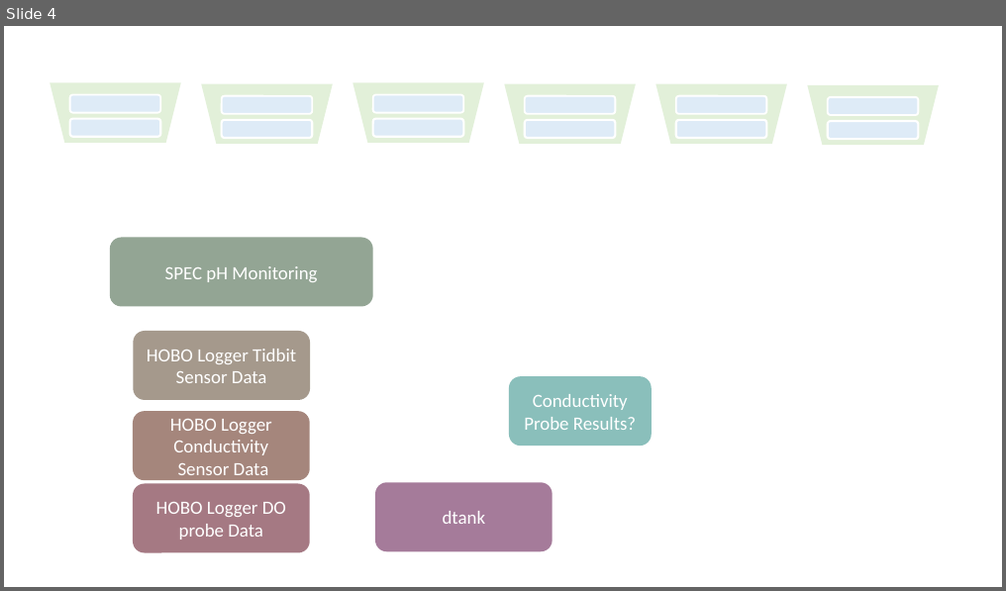
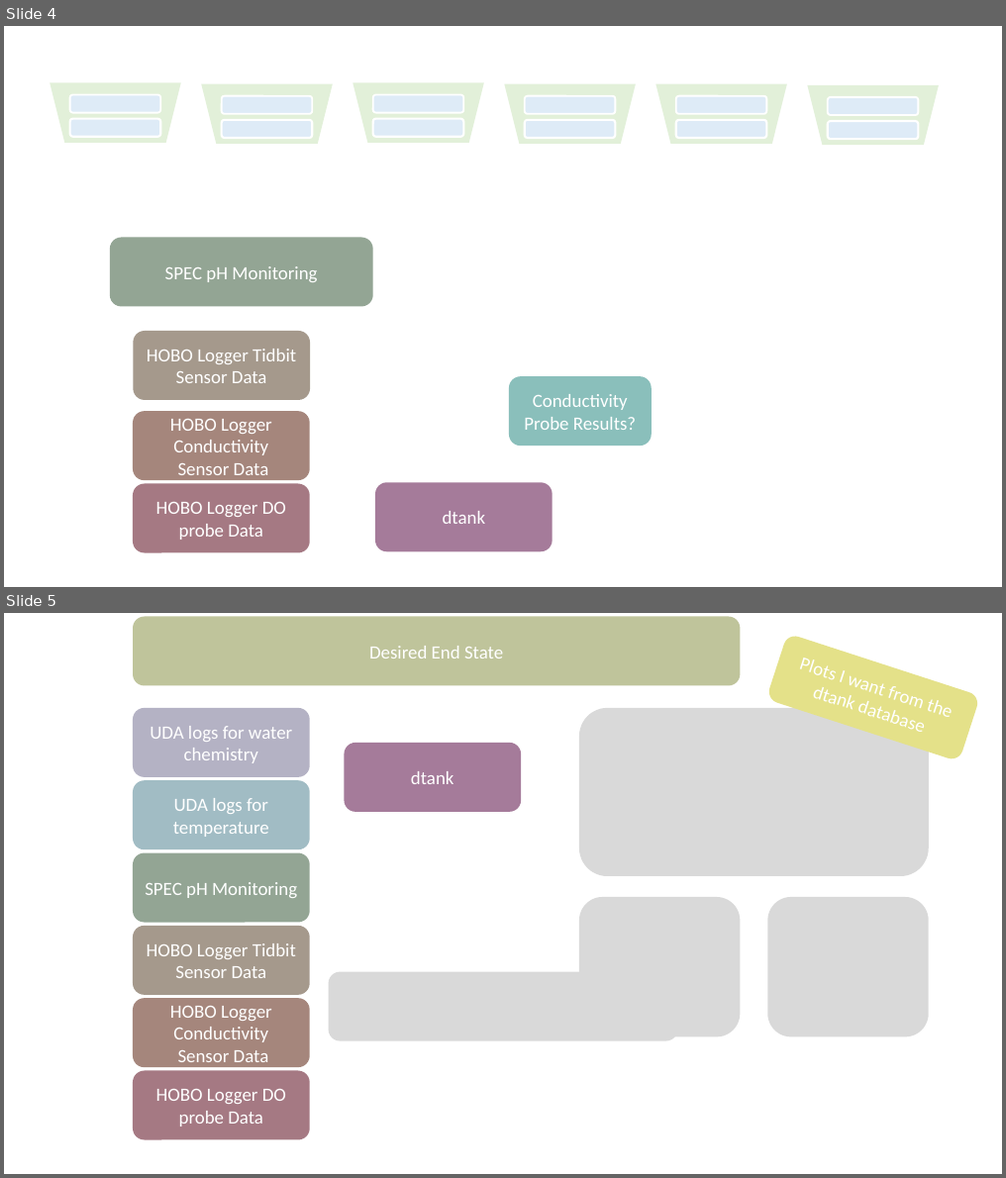
Before and after one commit to NWFSC-OA-lab/dgn_juv_chem_2018, a slide deck: conceptdiagramforTankData.pptx. Shown one above the other, each under a label of ours: slide 4 before the commit, slides 4 and 5 after it. The pictures are 1006x591 and 1006x1178 pixels, drawn with LibreOffice and Linux fonts; fonts in the diff are those of the drawing. Boxes give left, top, right and bottom in pixels: in the first picture for what was removed or moved away, otherwise in the second. Text is boxed around its words. In the diff, an @@ line names an element or a change of style, - is before the commit and + after.

```diff
--- a/conceptdiagramforTankData.pptx
+++ b/conceptdiagramforTankData.pptx
@@ slide 5 added at [4,613,1002,1174], background #FFFFFF @@
@@ rounded rectangle added at [133,617,740,686], fill #BFC49B, 18 pt, text #FFFFFF @@
+Desired End State
@@ rounded rectangle added at [766,634,981,762], fill #E4E189, 18 pt, text #FFFFFF @@
+Plots I want from the dtank database
@@ rounded rectangle added at [133,708,310,777], fill #B4B2C4, 18 pt, text #FFFFFF @@
+UDA logs for water chemistry
@@ rounded rectangle added at [580,708,930,876], fill #D9D9D9 @@
@@ rounded rectangle added at [344,743,521,812], fill #A57B9A, 18 pt, text #FFFFFF @@
+dtank
@@ rounded rectangle added at [133,780,310,851], fill #A1BCC4, 18 pt, text #FFFFFF @@
+UDA logs for temperature
@@ rounded rectangle added at [133,854,310,923], fill #93A594, 18 pt, text #FFFFFF @@
+SPEC pH Monitoring
@@ rounded rectangle added at [580,897,741,1038], fill #D9D9D9 @@
@@ rounded rectangle added at [767,897,929,1038], fill #D9D9D9 @@
@@ rounded rectangle added at [133,926,310,995], fill #A5998C, 18 pt, text #FFFFFF @@
+HOBO Logger Tidbit Sensor Data
@@ rounded rectangle added at [133,998,310,1068], fill #A5867C, 18 pt, text #FFFFFF @@
+HOBO Logger Conductivity
+Sensor Data
@@ rounded rectangle added at [328,972,678,1042], fill #D9D9D9 @@
@@ rounded rectangle added at [133,1071,310,1141], fill #A57983, 18 pt, text #FFFFFF @@
+HOBO Logger DO probe Data
```
Also in this commit, not shown: 16 other files.
